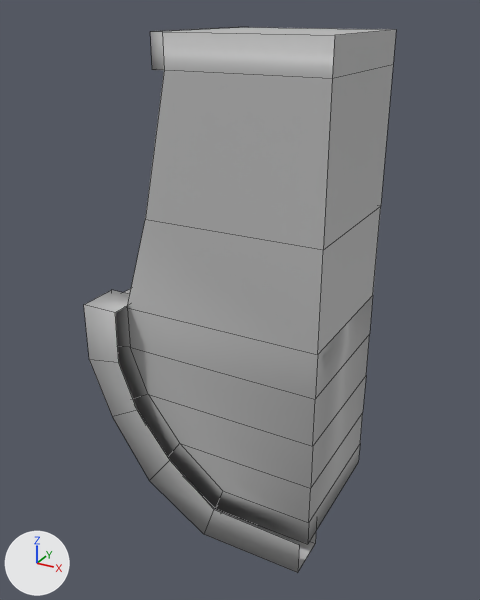
The FBX model Assets/Assets/NewAssets/EnvironmentPrision/Floor_Base_Varient_One_ASSET.fbx as it was, and as the next commit left it.
Rendered twice from a 50 mm camera at (33.08, 52.78, 0.28) aimed at (21.87, 73.15, -9.91). The axes (+X, +Y, +Z) are drawn at lower left. The lights are the same throughout. Mesh edges are drawn as thin lines. Where no turn or scale is listed for an object, it has been applied to the vertices.

Objects in the first picture: 'Floor_Base_Varient_One_ASSET'.
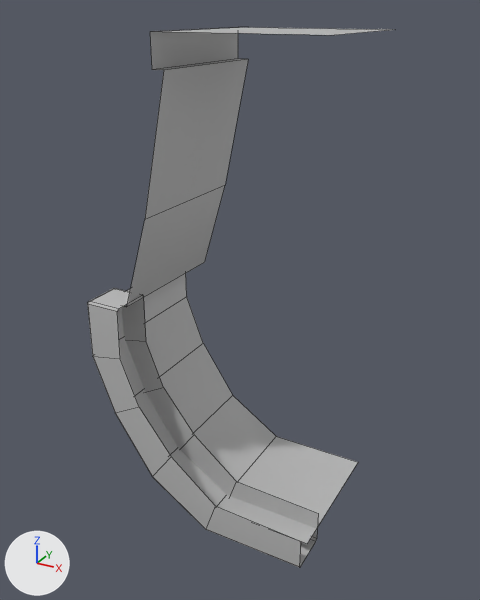
The newer file is also turned or shifted as a whole; pictures and numbers use the older file's frame.

Boxes [x1, y1, x2, y2] around the edits, measured in the pictures (480 x 600 px):
```json
{"object": "Floor_Base_Varient_One_ASSET", "change": "reshaped", "before": [84, 27, 396, 573], "after": [87, 27, 390, 567]}
{"part": 1, "of": "me_mesh", "change": "rebuilt", "before": [84, 290, 316, 573], "after": [87, 288, 318, 567]}
{"part": 2, "of": "me_mesh", "change": "deleted", "before": [115, 30, 396, 544]}
```

Edits to the scene script, one JSON object a line:
```json
{"block": "me_mesh", "where": "# used by ob_floor_base_varient_one_asset; location = (21.52, 73.14, -9.55)"}
{"op": "remove", "block": "me_mesh", "code": "me_mesh.from_pydata(...)  # 72 vertices, 62 faces; spans x -4.6..4.6, y -3.2..3.2, z -9.2..9.2"}
{"op": "add", "block": "me_mesh", "code": "me_mesh.from_pydata(...)  # 66 vertices, 43 faces; spans x -4.5..4.6, y -3.1..3.2, z -9.1..9.2"}
{"block": "me_mesh", "change": "me_mesh part 1: the loose piece of 24 vertices spanning x -4.6..4.5, y -3.2..-1.6, z -9.2..-0.4 is rebuilt with 40 vertices and now spans x -4.5..4.6, y -3.1..-1.5, z -9.1..-0.3"}
{"block": "me_mesh", "change": "me_mesh part 2"}
{"block": "me_mesh", "change": "22 vertices are removed from x -3.2..4.6, y -2.4..3.2, z -7.5..8.1"}
{"block": "me_mesh", "change": "34 faces are deleted"}
{"op": "remove", "block": "me_mesh", "code": "me_mesh.materials.append(mat_lambert1)  # grey #bcbcbc"}
```
